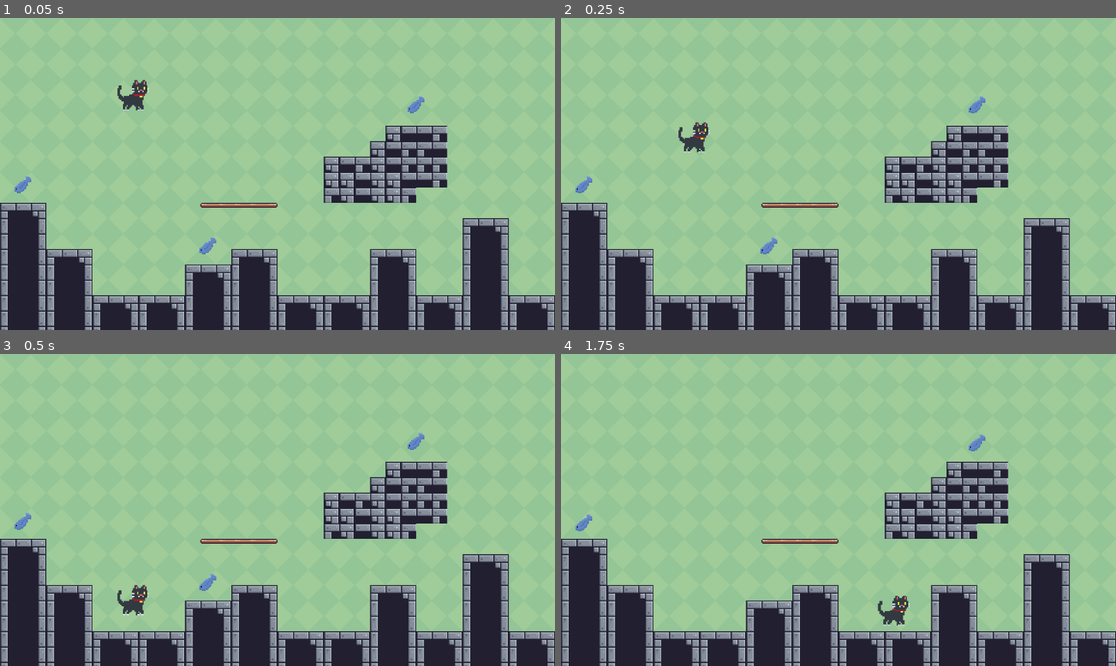
Above: before the commit, frames 1-4 (two rows, left to right).
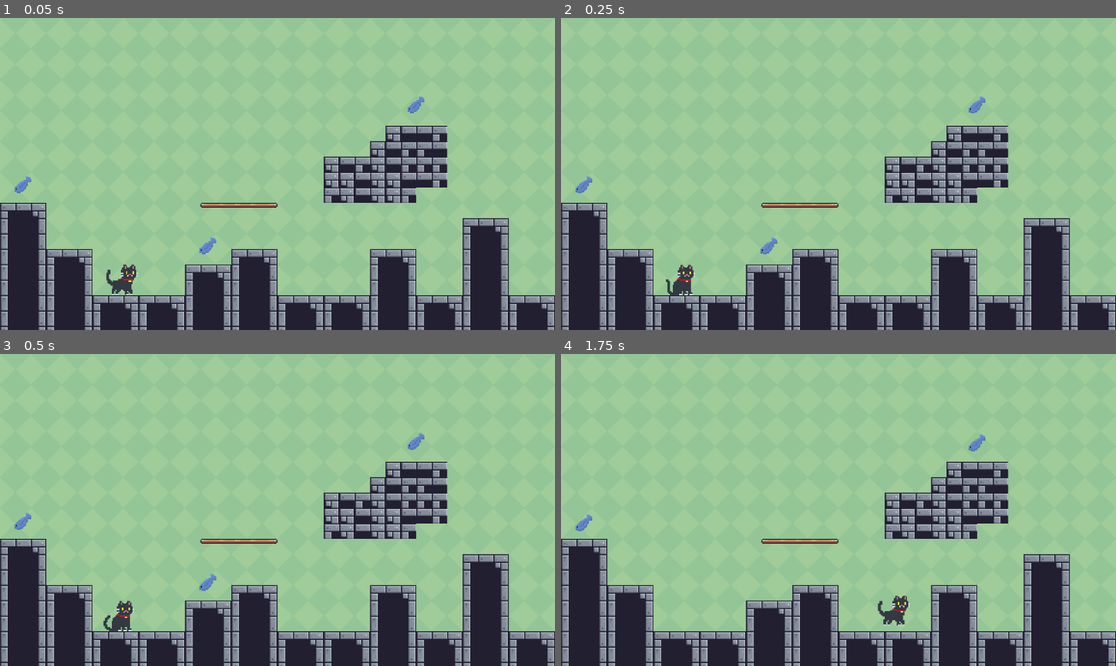
Above: after the commit, the same moments.

Repository: hardynoah/CodenameCat_Alpha
Game: Godot game, scene res://main.tscn
Same seed, same stepped clock (60 frames per second), same inputs: the game is played once before the commit and once after it.
Inputs:
- Up to frame 1 (0.05 s): no input
- Up to frame 2 (0.25 s): no input
- Up to frame 3 (0.5 s): no input
- Up to frame 4 (1.75 s): hold Shift (sprint) 0.53-1.28 s; hold Right (right) from 0.53 s (still down); tap Up (jump) at 0.77, 1.52 s; tap Shift (sprint) at 1.35 s

The runs differ from the first frame. In frame 1, 0.6% of the frame differs, in the area x 19-27%, y 19-89%; in frame 2, 0.6%; in frame 3, 0.5%; in frame 4, nothing differs.

Commit message:
Removed Debug Print, Fixed Cat starting position

Diff:
--- a/main.tscn
+++ b/main.tscn
@@ -486,7 +486,7 @@
 layer_0/tile_data = PackedInt32Array(1179648, 0, 1, 1179649, 65536, 1, 1179650, 131072, 1, 1179651, 0, 1, 1179652, 6553 …(4106 unchanged characters)…
 
 [node name="Cat" parent="." instance=ExtResource("3_u3a0t")]
-position = Vector2(83, -112)
+position = Vector2(60, 271)
 scale = Vector2(2, 2)
 
 [node name="Fish" parent="." instance=ExtResource("4_ti5oh")]
--- a/scenes/Fish.gd
+++ b/scenes/Fish.gd
@@ -24,7 +24,6 @@
 		$FishSprite.position.y -= 20.0
 		if !timerStarted:
 			delete_fish()
-		print($FishTimer.time_left)
 
 func _on_collect_area_body_entered(body):
 	if body.name.match("Cat"):
